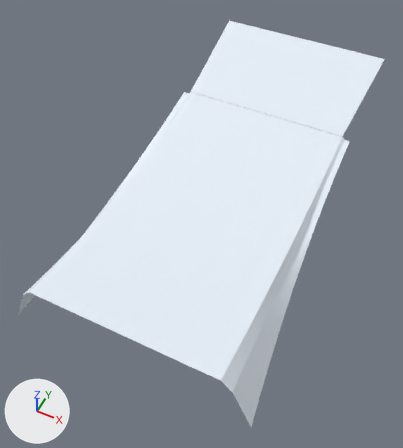
What one commit did to the Blender file ArtSource/Blender/JumpSmall.blend.
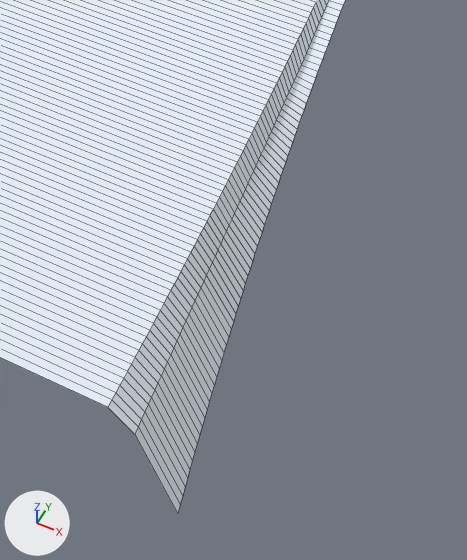
The first picture shows the older version from a camera (50 mm lens) standing at (5.45, -15.98, 12.61) and looking at (-0.31, -4.46, -1.78). The close-ups show the older and then the newer version on the part from 43% to 94% of the width and 45% to 100% of the height of that picture. Only the edits that show in the close-ups are written down. The axes (+X, +Y, +Z) are drawn at lower left. The lights are the same throughout. The close-ups show mesh edges as thin lines. Objects named as collision shapes, trigger or cutter boxes, shadow casters or lower levels of detail are left out.

The scene before the commit, as lines of its bpy script (objects in view):
```python
me_continuoussnowsurface = bpy.data.meshes.new('ContinuousSnowSurface')
me_continuoussnowsurface.from_pydata(...)  # 780 vertices, 481 faces; spans x -3.97..3.97, y -10.0..4.0, z -2.4..0.93
me_continuoussnowsurface.materials.append(mat_snow_010)  # white #e8f1fa
ob_visual_jumpsmall = bpy.data.objects.new('Visual_JumpSmall', me_continuoussnowsurface)
ob_visual_jumpsmall.location = (0.0, 0.0, 0.0)
```
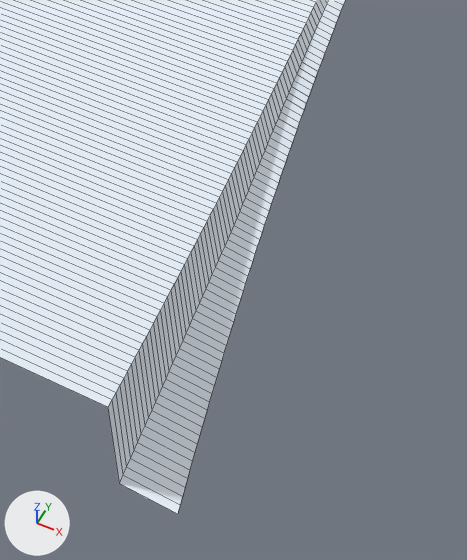
The change in detail:
me_continuoussnowsurface has 780 vertices, 481 faces and spans x -3.97..3.97, y -10.0..4.0, z -2.4..0.93.
me_continuoussnowsurface is used by ob_visual_jumpsmall; location (0.0, 0.0, 0.0).
me_continuoussnowsurface part 1: 96 of 780 vertices moved; they spanned x 3.1..3.34, y -10.0..0.0, z -1.08..-0.1 and now span x 3.1..3.2, y -10.0..0.0, z -2.32..-0.08; mean shift (-0.02, 0.0, -0.36); largest move (3.34, -10.0, -0.85) -> (3.2, -10.0, -2.32).

Pixel boxes [x1, y1, x2, y2] of what changed, in the close-ups (467 x 560 px; the box of a moved part takes in the faces that stretch with it):
part 1 of me_continuoussnowsurface, moved or reshaped: [108, 0, 345, 514] in both
